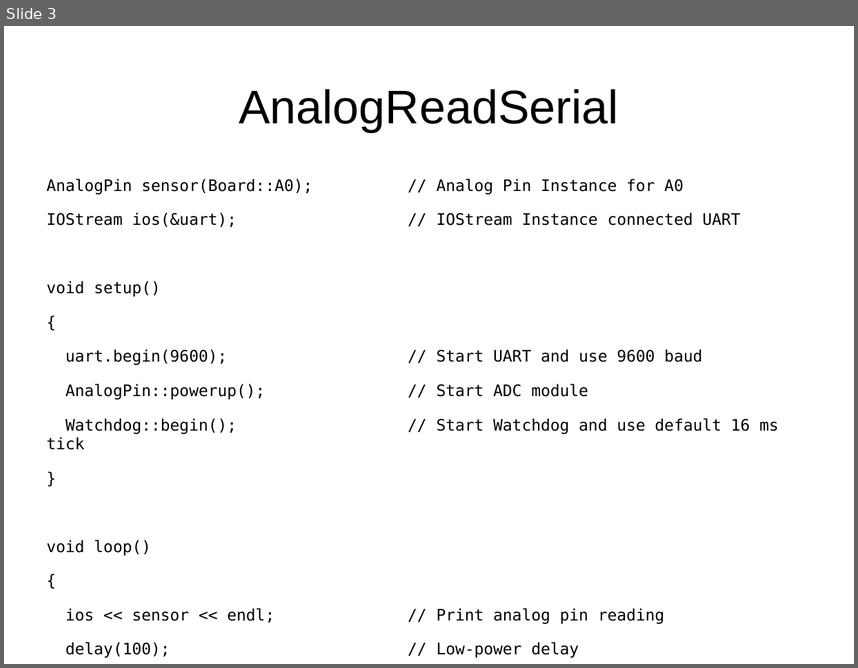
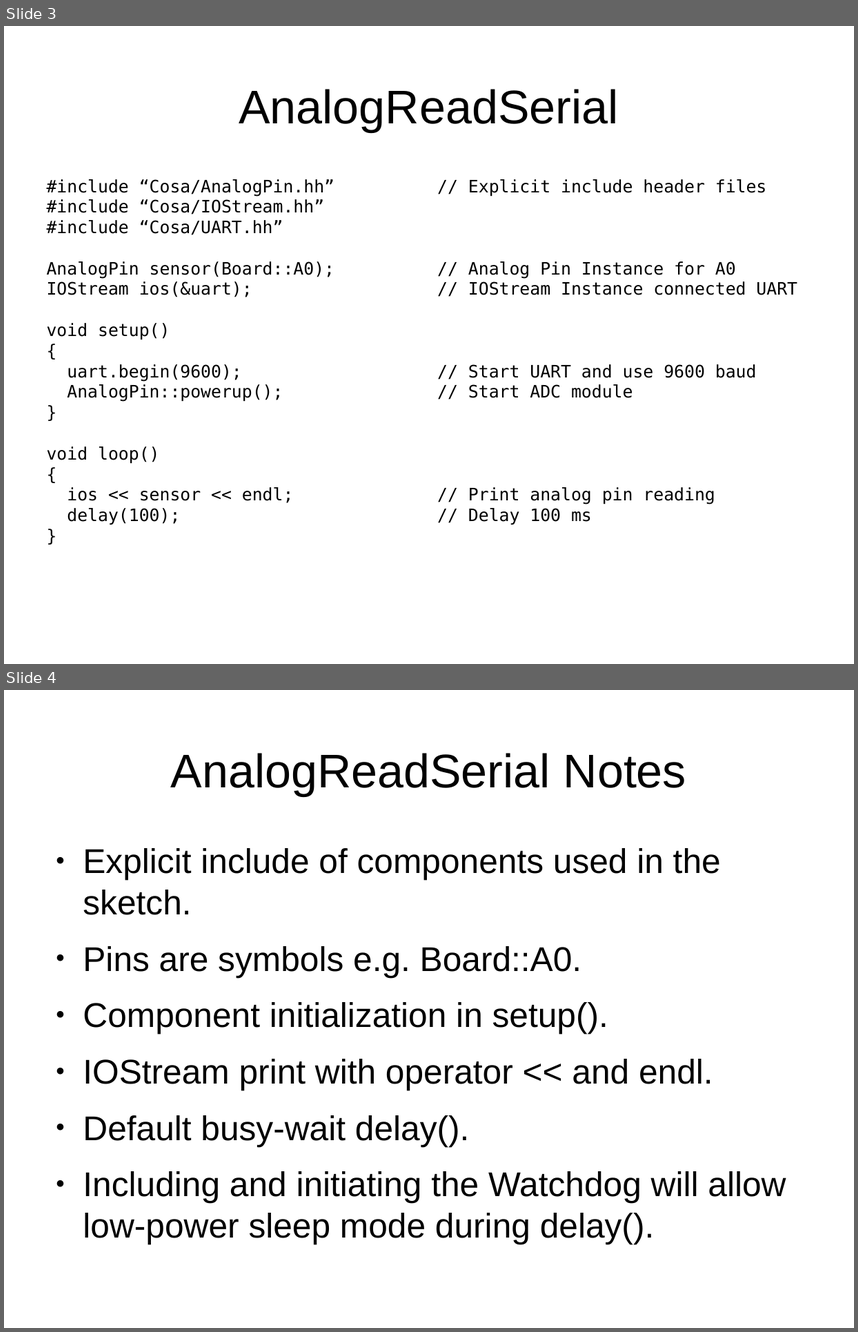
Before and after one commit to mikaelpatel/Cosa-Dolce, a slide deck: Lessons/00.Arduino-examples/01.Basics/Basics.odp. Shown one above the other, each under a label of ours: slide 3 before the commit, slides 3 and 4 after it. The pictures are 858x668 and 858x1332 pixels, drawn with LibreOffice and Linux fonts; fonts in the diff are those of the drawing. Boxes give left, top, right and bottom in pixels: in the first picture for what was removed or moved away, otherwise in the second. Text is boxed around its words. In the diff, an @@ line names an element or a change of style, - is before the commit and + after.

```diff
--- a/Lessons/00.Arduino-examples/01.Basics/Basics.odp
+++ b/Lessons/00.Arduino-examples/01.Basics/Basics.odp
@@ slide 4 added at bbox=[4, 690, 854, 1328], background #FFFFFF @@
@@ title added at bbox=[171, 753, 686, 796], 44 pt, text #000000 @@
+AnalogReadSerial Notes
@@ text added at bbox=[83, 848, 786, 1243], 32 pt, text #000000 @@
+● Explicit include of components used in the sketch.
+● Pins are symbols e.g. Board::A0.
+● Component initialization in setup().
+● IOStream print with operator << and endl.
+● Default busy-wait delay().
+● Including and initiating the Watchdog will allow low-power sleep mode during delay().
@@ slide 3 changed as well @@
@@ text at bbox=[47, 179, 335, 235]: paragraphs added @@
+#include “Cosa/AnalogPin.hh” // Explicit include header files
+#include “Cosa/IOStream.hh”
+#include “Cosa/UART.hh”
@@ text at bbox=[47, 261, 797, 504]: size 14.8 to 16 pt in "AnalogPin sensor(Board::A0); // Analog Pin Instance for ...", "IOStream ios(&uart); // IOStream Instance connected UART", "void setup()", "{" and 7 more places; less space between paragraphs @@
@@ text at bbox=[65, 418, 779, 434]: paragraph removed @@
-Watchdog::begin(); // Start Watchdog and use default 16 ms tick
@@ text at bbox=[468, 508, 592, 525]: text changed; size 14.8 to 16 pt @@
-delay(100); // Low-power delay
+delay(100); // Delay 100 ms
```
Also in this commit, not shown: 1 other slide changed, 8 other slides added, 1 slide removed, 3 other files.
